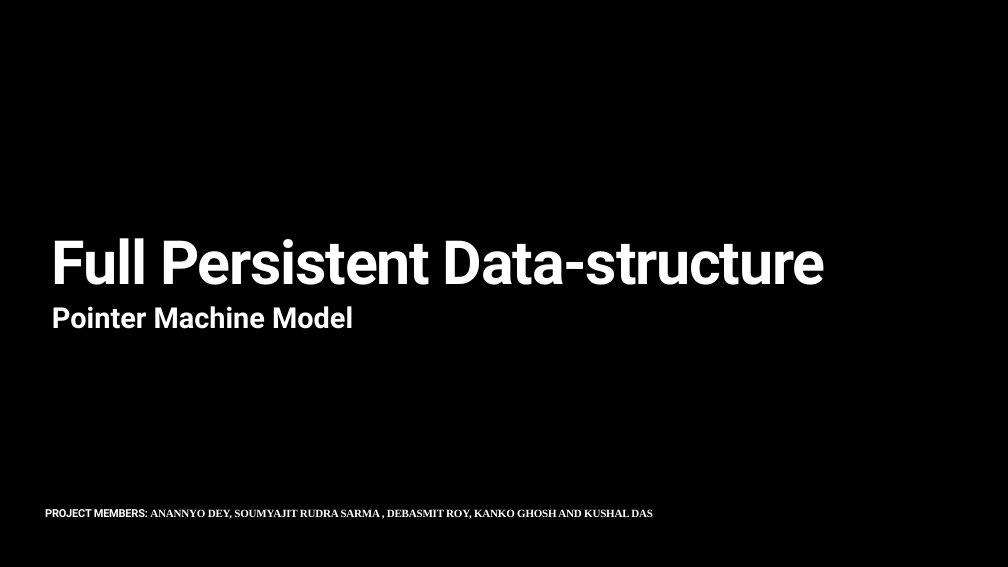
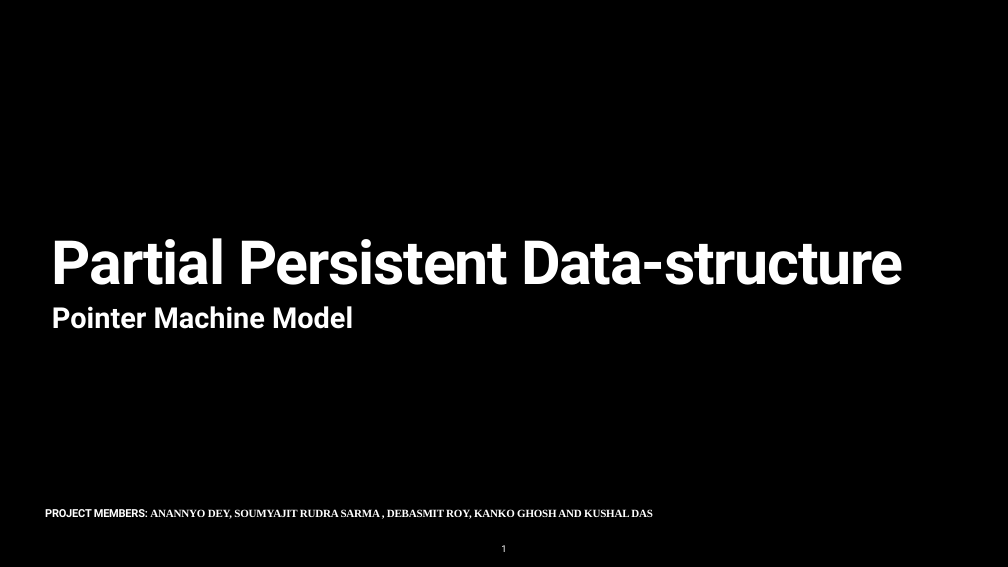
Before and after one commit to SirArthur7/PersistantDataStructure, a slide deck: slide 1 of Our_Presentation_slides/fullPersistentLL_pointerM.pptx. Drawn at 1008x567 pixels with LibreOffice and Linux fonts; fonts in the diff are those of the drawing. Boxes give left, top, right and bottom in pixels: in the first picture for what was removed or moved away, otherwise in the second. Text is boxed around its words. In the diff, an @@ line names an element or a change of style, - is before the commit and + after.

```diff
--- a/Our_Presentation_slides/fullPersistentLL_pointerM.pptx
+++ b/Our_Presentation_slides/fullPersistentLL_pointerM.pptx
@@ title at (52, 238, 904, 285): text changed @@
-Full Persistent Data-structure
+Partial Persistent Data-structure
@@ page number added at (501, 545, 506, 552), 18 pt, text #FFFFFF @@
+1
```
Also in this commit, not shown: 17 other slides changed, 43 slides added, 60 slides removed, 11 other files.
